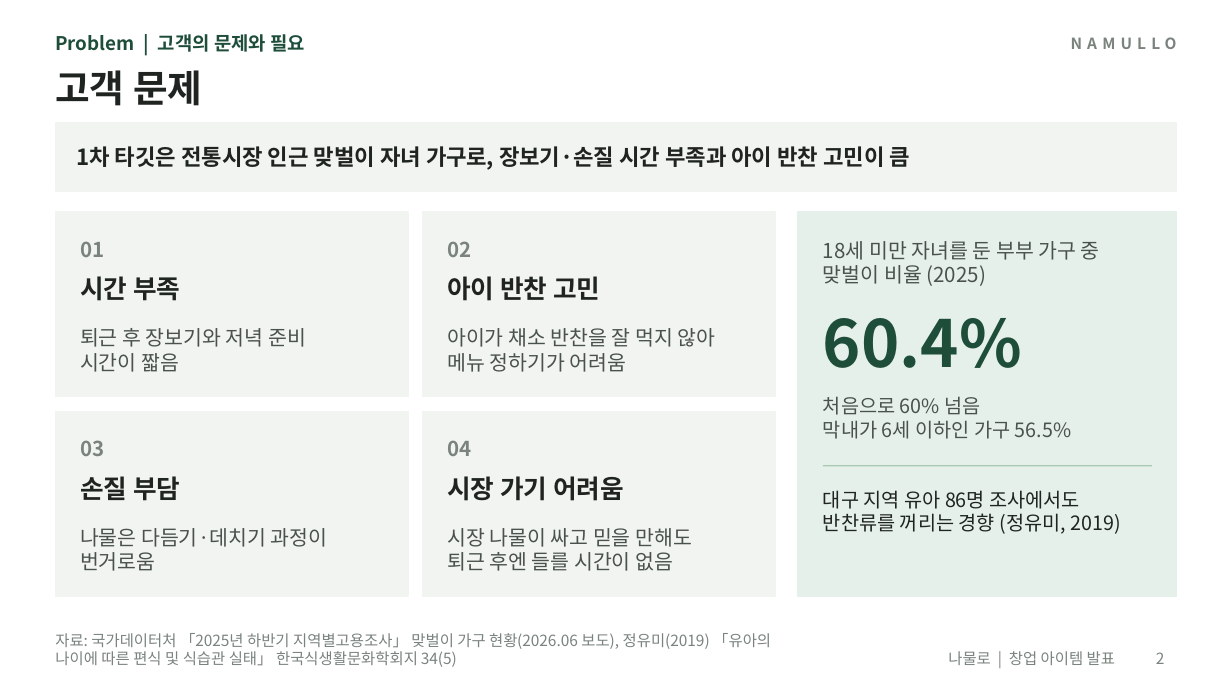
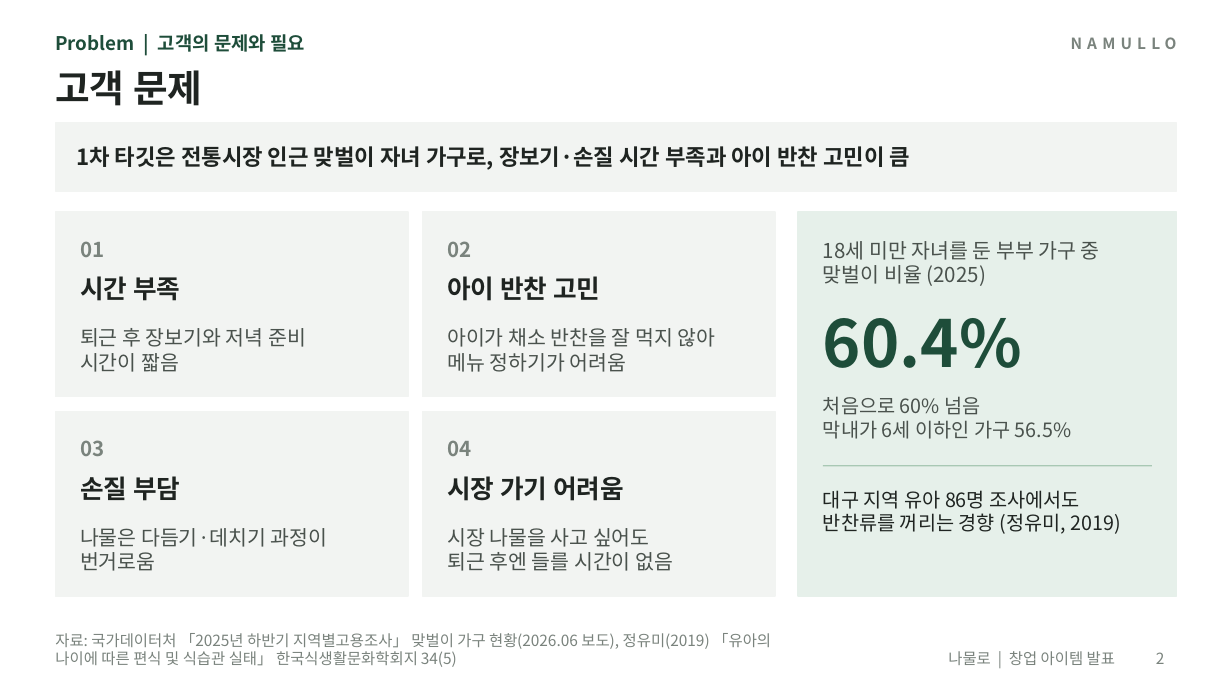
Before and after one commit to yonghoon7153-source/Yonghoon-DEM-DFT, a slide deck: slide 2 of namul-platform/02_발표자료_나물로.pptx. Drawn at 1232x693 pixels with LibreOffice and Linux fonts; fonts in the diff are those of the drawing. Boxes give left, top, right and bottom in pixels: in the first picture for what was removed or moved away, otherwise in the second. Text is boxed around its words. In the diff, an @@ line names an element or a change of style, - is before the commit and + after.

```diff
--- a/namul-platform/02_발표자료_나물로.pptx
+++ b/namul-platform/02_발표자료_나물로.pptx
@@ text at bbox=[447, 528, 650, 547]: text changed @@
-시장 나물이 싸고 믿을 만해도
+시장 나물을 사고 싶어도
```
Also in this commit, not shown: 4 other slides changed, 18 other files.
